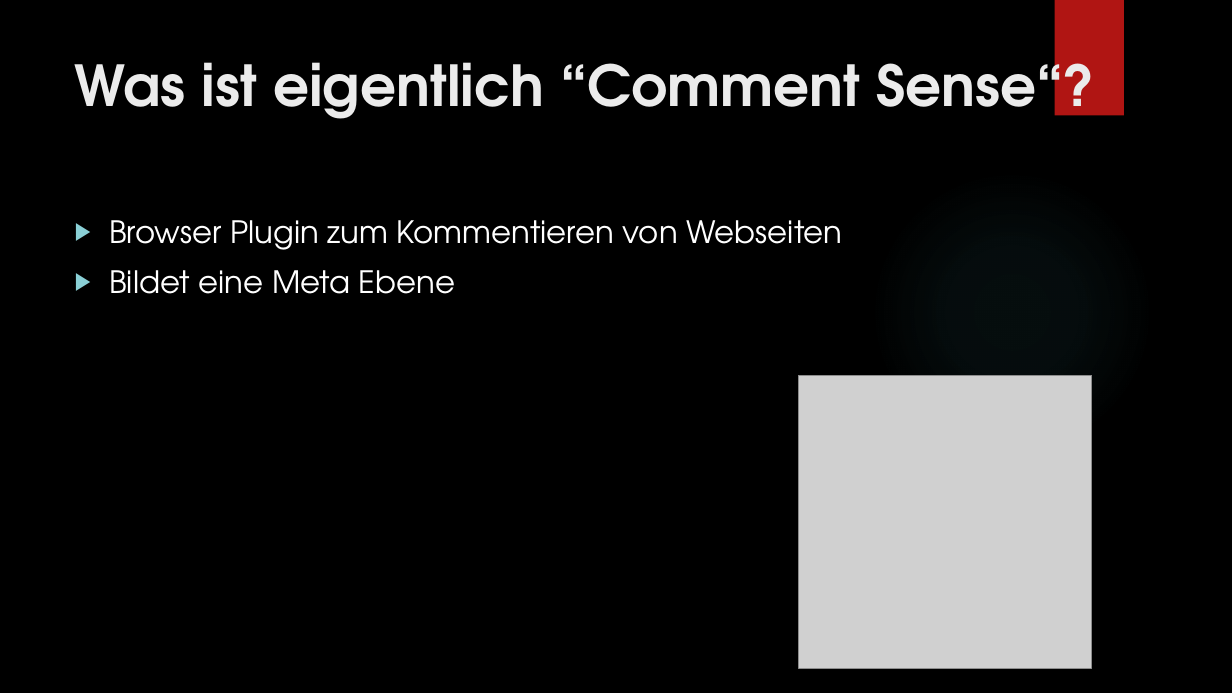
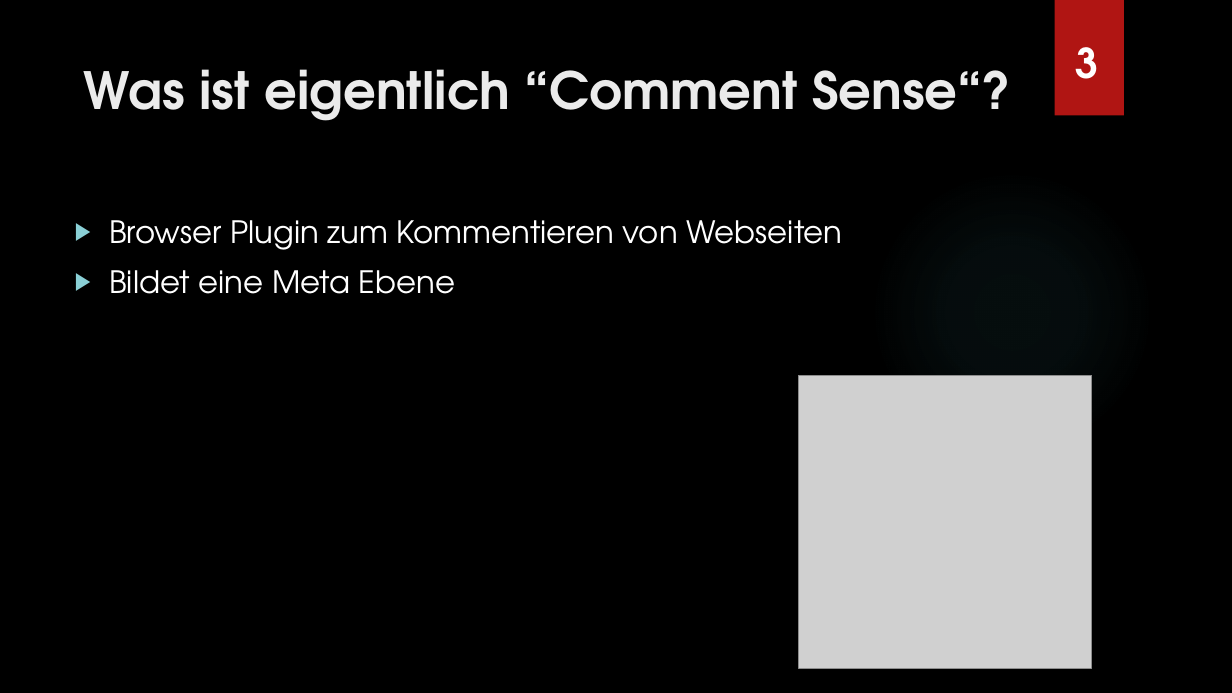
Before and after one commit to Jugendhackt/comment-sense, a slide deck: slide 3 of Presentation/Comment Sense.pptx. Drawn at 1232x693 pixels with LibreOffice and Linux fonts; fonts in the diff are those of the drawing; grey boxes stand for pictures; background and template pictures are left out. Boxes give left, top, right and bottom in pixels: in the first picture for what was removed or moved away, otherwise in the second. Text is boxed around its words. In the diff, an @@ line names an element or a change of style, - is before the commit and + after.

```diff
--- a/Presentation/Comment Sense.pptx
+++ b/Presentation/Comment Sense.pptx
@@ title "Was ist eigentlich “Comment Sense“?": place and size @@
-title "Was ist eigentlich “Comment Sense“?" at box(75, 45, 1095, 119)
+title "Was ist eigentlich “Comment Sense“?" at box(84, 69, 1011, 121)
@@ title "Was ist eigentlich “Comment Sense“?" at box(84, 69, 1011, 121): size 44 to 40 pt @@
@@ text added at box(1076, 47, 1099, 79), 32 pt, text #FFFFFF, bold @@
+3
```
Also in this commit, not shown: 5 other slides changed, 1 other file.
